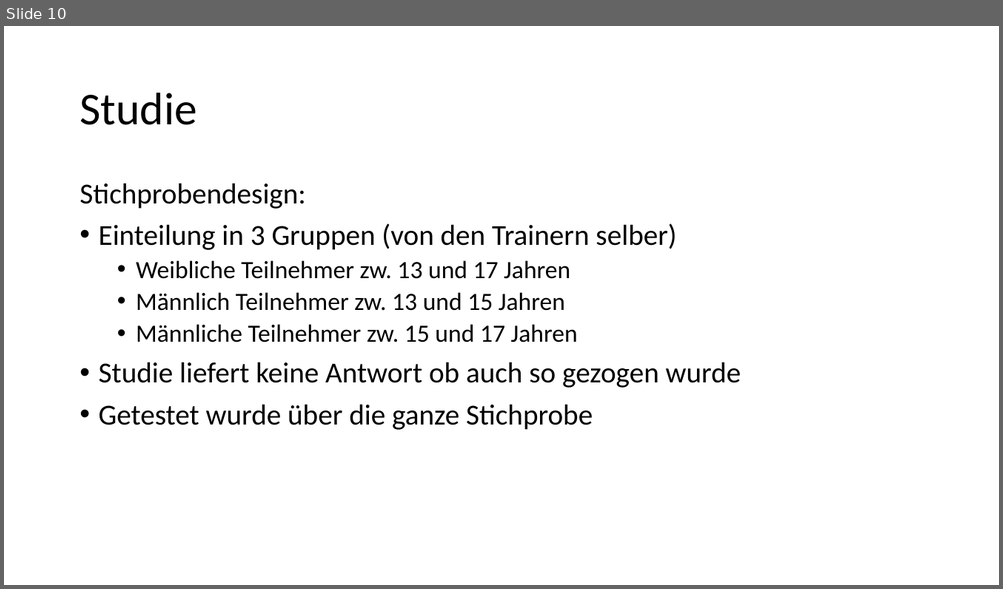
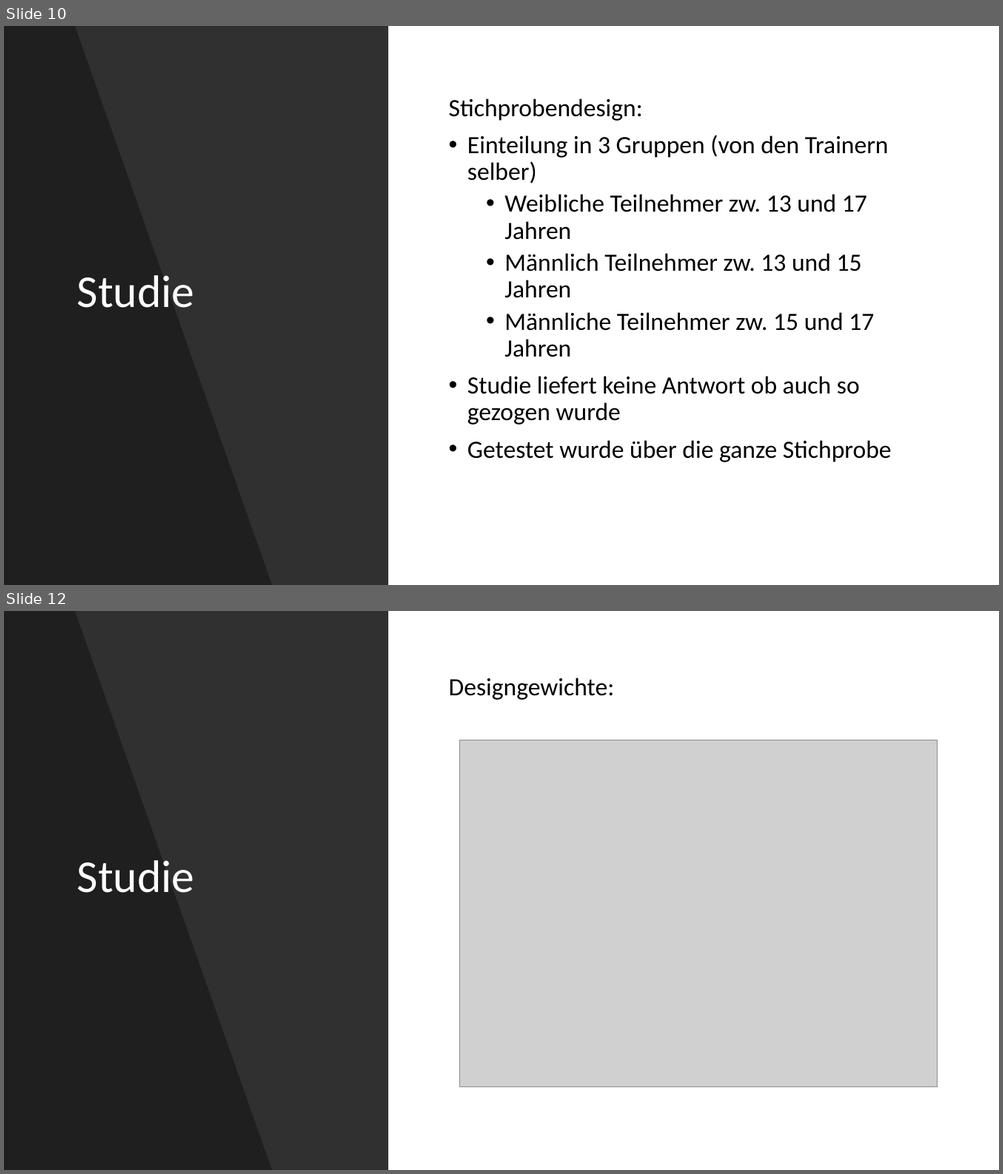
Before and after one commit to buehlpa/ChocolateMilkStudy, a slide deck: pp.pptx. Shown one above the other, each under a label of ours: slide 10 before the commit, slides 10 and 12 after it; the slides between them are not shown. The pictures are 1003x589 and 1003x1174 pixels, drawn with LibreOffice and Linux fonts; fonts in the diff are those of the drawing; grey boxes stand for pictures. Boxes give left, top, right and bottom in pixels: in the first picture for what was removed or moved away, otherwise in the second. Text is boxed around its words. In the diff, an @@ line names an element or a change of style, - is before the commit and + after.

Commit message:
Designgewichte, powerpoint-design

```diff
--- a/pp.pptx
+++ b/pp.pptx
@@ slide 12 added at (4, 611, 999, 1170), background #FFFFFF @@
@@ rectangle added at (4, 611, 388, 1170), fill #000000 at 81% opacity @@
@@ freeform shape added at (4, 611, 272, 1170), fill #000000 at 35% opacity @@
@@ text added at (449, 678, 614, 700), 24 pt, text #000000 @@
+Designgewichte:
@@ picture added at (460, 740, 937, 1087) @@
@@ title added at (77, 860, 194, 893), 44 pt, text #FFFFFF @@
+Studie
@@ slide 10 changed as well @@
@@ rectangle added at (4, 26, 388, 585), fill #000000 at 81% opacity @@
@@ freeform shape added at (4, 26, 272, 585), fill #000000 at 35% opacity @@
@@ title "Studie": place and size @@
-title "Studie" at (79, 93, 196, 125)
+title "Studie" at (77, 275, 194, 308)
@@ title "Studie" at (77, 275, 194, 308): text colour #000000 to #FFFFFF @@
@@ text "Stichprobendesign:": place and size @@
-text "Stichprobendesign:" at (79, 183, 741, 430)
+text "Stichprobendesign:" at (449, 99, 891, 463)
@@ text "Stichprobendesign:" at (449, 99, 891, 463): vertical alignment top to middle @@
@@ text at (449, 99, 891, 463): size 28 to 24 pt in "Stichprobendesign:", "Einteilung in 3 Gruppen (von den Trainern ...", "Studie liefert keine Antwort ob auch so ...", "Getestet wurde über die ganze Stichprobe" @@
```
Also in this commit, not shown: 9 other slides changed, 2 other slides added, 1 slide removed, 5 other files.
